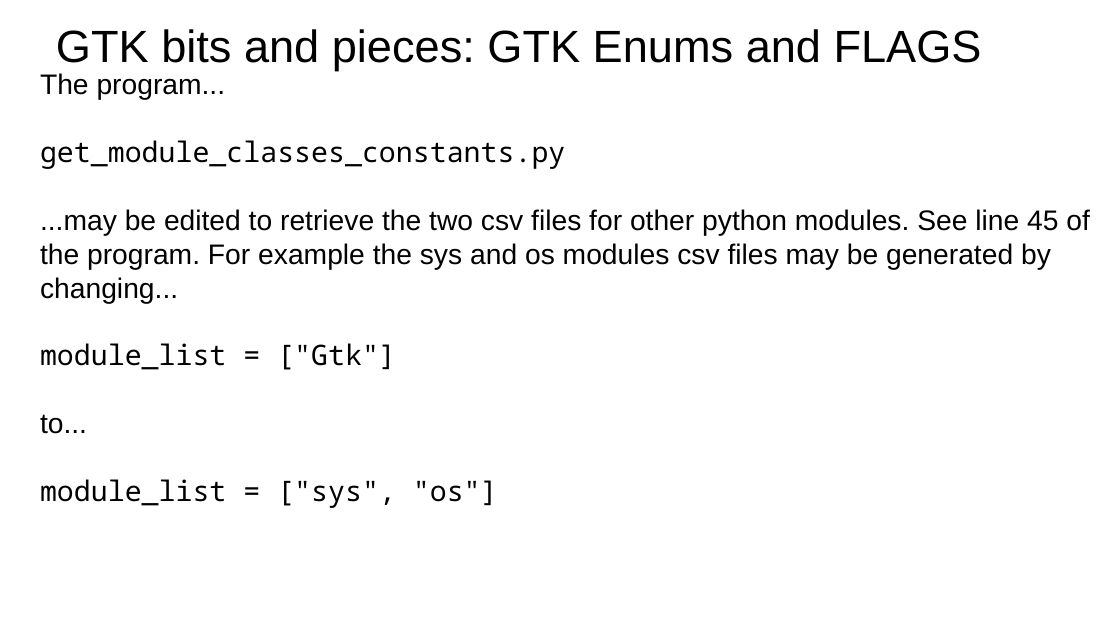
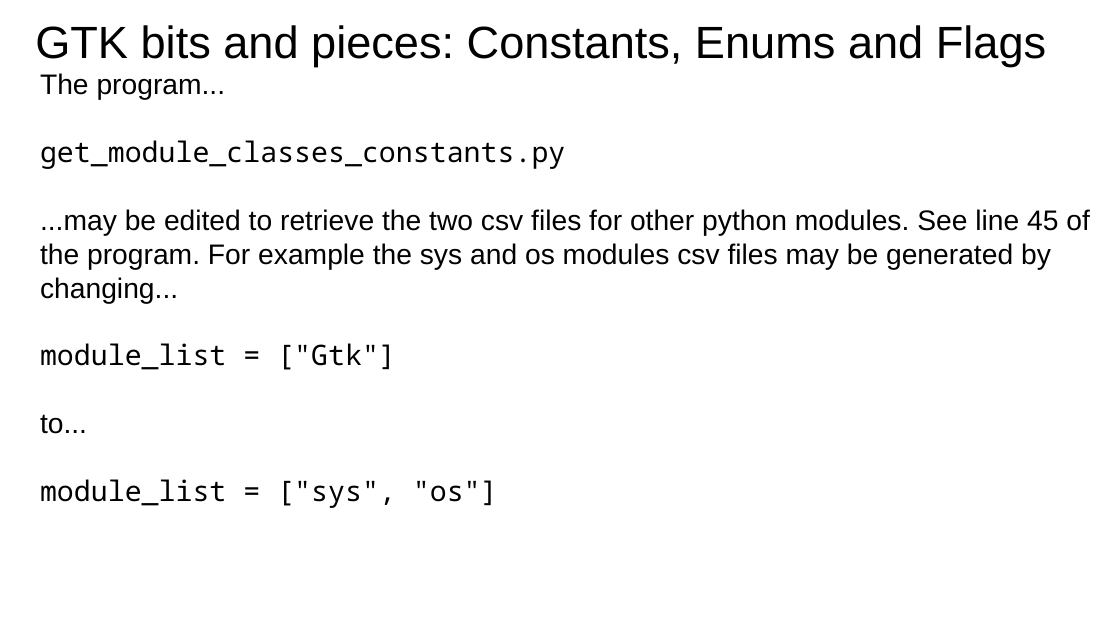
Before and after one commit to HamPUG/meetings, a slide deck: slide 13 of 2020/2020-07-13/gtk/gtk_presentation.odp. Drawn at 1120x630 pixels with LibreOffice and Linux fonts; fonts in the diff are those of the drawing. Boxes give left, top, right and bottom in pixels: in the first picture for what was removed or moved away, otherwise in the second. Text is boxed around its words. In the diff, an @@ line names an element or a change of style, - is before the commit and + after.

```diff
--- a/2020/2020-07-13/gtk/gtk_presentation.odp
+++ b/2020/2020-07-13/gtk/gtk_presentation.odp
@@ title at (35, 25, 1046, 67): text changed @@
-GTK bits and pieces: GTK Enums and FLAGS
+GTK bits and pieces: Constants, Enums and Flags
```
Also in this commit, not shown: 6 other slides changed, 1 other file.
